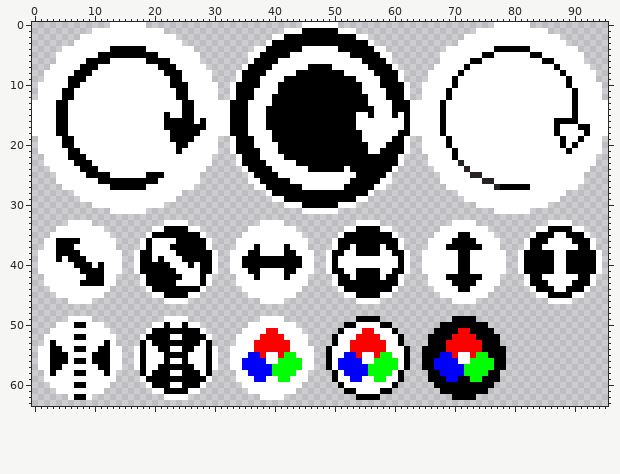
Two states of a pixel-art file, assets/gui/rect_buttons.aseprite. Above is the file before it was changed.
96x64 pixels, 1 frame.
The result:
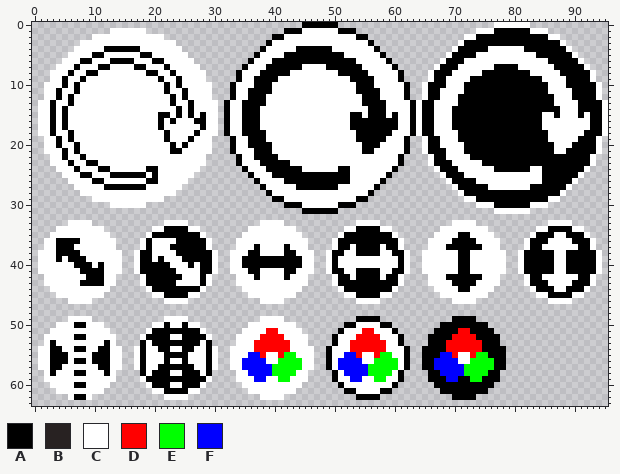
Palette (. is transparent): A #000000  B #282222  C #ffffff  D #ff0000  E #00ff00  F #0000ff
Difference:
Layers "symbols", "circles", "outlines":
y 0: x 13..18 CCCCCC -> ......; x 45..50 CCCCCC -> AAAAAA
y 1: x 10..12 CCC -> ...; x 19..21 CCC -> ...; x 42..53 CCCAAAAAACCC -> AAACCCCCCAAA; x 77..82 CCCCCC -> AAAAAA
y 2: x 8..9 CC -> ..; x 22..23 CC -> ..; x 40..55 CCAAAAAAAAAAAACC -> AACCCCCCCCCCCCAA; x 74..85 CCCCCCCCCCCC -> AAAAAAAAAAAA
y 3: x 7 C -> .; x 24 C -> .; x 39..56 CAAAAAAAAAAAAAAAAC -> ACCCCCCCCCCCCCCCCA; x 72..87 CCCCCCCCCCCCCCCC -> AAAAAAAAAAAAAAAA
y 4: x 5..6 CC -> ..; x 12 C -> A; x 18 A -> C; x 25..26 CC -> ..; x 37..43 CCAAAAA -> .ACCCCC; x 45..49 CCCCC -> AAAAA; x 51..58 AAAAAACC -> CCCCCCA.; x 69 C -> .; x 71..75 CCCCC -> AAAAA; x 77..81 AAAAA -> CCCCC; x 83..88 CCCCCC -> AAAAAA; x 90 C -> .
y 5: x 4..5 CC -> ..; x 10 C -> A; x 12..17 AAAAAA -> CCCCCC; x 20 A -> C; x 26..27 CC -> ..; x 36..41 CCAAAA -> .ACCCC; x 43..51 CCCCCCCCC -> AAAAAAAAA; x 53..59 AAAAACC -> CCCCCA.; x 68 C -> .; x 70..73 CCCC -> AAAA; x 75..76 AA -> CC; x 83 A -> C; x 85..89 CCCCC -> AAAAA; x 91 C -> .
y 6: x 4 C -> .; x 8 C -> A; x 10..16 AAACCCC -> CCCAAAA; x 19 A -> C; x 22 A -> C; x 27 C -> .; x 36..39 CAAA -> ACCC; x 41..53 CCCCCCCCCCCCC -> AAAAAAAAAAAAA; x 55..59 AAAAC -> CCCCA; x 69..71 CCC -> AAA; x 73..74 AA -> CC; x 85 A -> C; x 87..90 CCCC -> AAAA
y 7: x 3 C -> .; x 7..12 CAAACC -> ACCCAA; x 17..18 CC -> AA; x 21 A -> C; x 23 A -> C; x 28 C -> .; x 35..38 CAAA -> ACCC; x 40..44 CCCCC -> AAAAA; x 46..48 AAA -> CCC; x 50..54 CCCCC -> AAAAA; x 56..60 AAAAC -> CCCCA; x 68..70 CCC -> AAA; x 72 A -> C; x 77..80 CCCC -> AAAA; x 88..91 CCCC -> AAAA
y 8: x 2 C -> .; x 6..8 CAA -> ACC; x 10 C -> A; x 19..20 CC -> AA; x 22 A -> C; x 24 A -> C; x 29 C -> .; x 34..37 CAAA -> ACCC; x 39..42 CCCC -> AAAA; x 44..50 AAAAAAA -> CCCCCCC; x 52..55 CCCC -> AAAA; x 57..61 AAAAC -> CCCCA; x 67..69 CCC -> AAA; x 71 A -> C; x 75..82 CCCCCCCC -> AAAAAAAA; x 89..92 CCCC -> AAAA
y 9: x 2 C -> .; x 5..7 CAA -> ACC; x 21 C -> A; x 23 A -> C; x 29 C -> .; x 34..36 CAA -> ACC; x 38..40 CCC -> AAA; x 42..52 AAAAAAAAAAA -> CCCCCCCCCCC; x 54..56 CCC -> AAA; x 58..61 AAAC -> CCCA; x 67..68 CC -> AA; x 70 A -> C; x 73..84 CCCCCCCCCCCC -> AAAAAAAAAAAA; x 90..92 CCC -> AAA
y 10: x 1 C -> .; x 5..6 CA -> AC; x 22..23 CA -> AC; x 25 A -> C; x 30 C -> .; x 33..36 CAAA -> ACCC; x 38..39 CC -> AA; x 41..53 AAAAAAAAAAAAA -> CCCCCCCCCCCCC; x 55..56 CC -> AA; x 58..62 AAAAC -> CCCCA; x 66..68 CCC -> AAA; x 70 A -> C; x 72..85 CCCCCCCCCCCCCC -> AAAAAAAAAAAAAA; x 90..93 CCCC -> AAAA
y 11: x 1 C -> .; x 4..7 CAAC -> ACCA; x 22 C -> A; x 24 A -> C; x 30 C -> .; x 33..35 CAA -> ACC; x 37..39 CCC -> AAA; x 41..53 AAAAAAAAAAAAA -> CCCCCCCCCCCCC; x 55..57 CCC -> AAA; x 59..62 AAAC -> CCCA; x 66..67 CC -> AA; x 69 A -> C; x 72..85 CCCCCCCCCCCCCC -> AAAAAAAAAAAAAA; x 91..93 CCC -> AAA
y 12: x 1 C -> .; x 4..5 CA -> AC; x 23..24 CA -> AC; x 30 C -> .; x 33..35 CAA -> ACC; x 37..38 CC -> AA; x 40..54 AAAAAAAAAAAAAAA -> CCCCCCCCCCCCCCC; x 56..57 CC -> AA; x 59..62 AAAC -> CCCA; x 66..67 CC -> AA; x 69 A -> C; x 71..86 CCCCCCCCCCCCCCCC -> AAAAAAAAAAAAAAAA; x 91..93 CCC -> AAA
y 13: x 0 C -> .; x 3..6 CAAC -> ACCA; x 23 C -> A; x 25 A -> C; x 31..34 CCAA -> .ACC; x 36..38 CCC -> AAA; x 40..54 AAAAAAAAAAAAAAA -> CCCCCCCCCCCCCCC; x 56..58 CCC -> AAA; x 60..63 AAAC -> CCCA; x 65..66 CC -> AA; x 68 A -> C; x 71..86 CCCCCCCCCCCCCCCC -> AAAAAAAAAAAAAAAA; x 90..94 ACCCC -> CAAAA
y 14: x 0 C -> .; x 3..4 CA -> AC; x 24..25 CA -> AC; x 31..34 CCAA -> .ACC; x 36..37 CC -> AA; x 39..55 AAAAAAAAAAAAAAAAA -> CCCCCCCCCCCCCCCCC; x 57..58 CC -> AA; x 60..63 AAAC -> CCCA; x 65..66 CC -> AA; x 68 A -> C; x 70..87 CCCCCCCCCCCCCCCCCC -> AAAAAAAAAAAAAAAAAA; x 90..94 ACCCC -> CAAAA
y 15: x 0 C -> .; x 3..4 CA -> AC; x 21 C -> A; x 24..25 CA -> AC; x 28 C -> A; x 31..34 CCAA -> .ACC; x 36..37 CC -> AA; x 39..52 AAAAAAAAAAAAAA -> CCCCCCCCCCCCCC; x 54 C -> A; x 57..58 CC -> AA; x 62..63 AC -> CA; x 65..66 CC -> AA; x 68 A -> C; x 70..84 CCCCCCCCCCCCCCC -> AAAAAAAAAAAAAAA; x 87 C -> A; x 90..91 AC -> CA; x 93..94 CC -> AA
y 16: x 0 C -> .; x 3..4 CA -> AC; x 21..22 CA -> AC; x 24..27 AAAC -> CCCA; x 31..34 CCAA -> .ACC; x 36..37 CC -> AA; x 39..52 AAAAAAAAAAAAAA -> CCCCCCCCCCCCCC; x 54..60 CCCCCCC -> AAAAAAA; x 62..63 AC -> CA; x 65..66 CC -> AA; x 68 A -> C; x 70..84 CCCCCCCCCCCCCCC -> AAAAAAAAAAAAAAA; x 87..90 AAAA -> CCCC; x 93..94 CC -> AA
y 17: x 0 C -> .; x 3..4 CA -> AC; x 21..27 CAAAAAA -> ACCCCCC; x 31..34 CCAA -> .ACC; x 36..37 CC -> AA; x 39..52 AAAAAAAAAAAAAA -> CCCCCCCCCCCCCC; x 54..60 CCCCCCC -> AAAAAAA; x 62..63 AC -> CA; x 65..66 CC -> AA; x 68 A -> C; x 70..84 CCCCCCCCCCCCCCC -> AAAAAAAAAAAAAAA; x 87 A -> C; x 91..94 AACC -> CCAA
y 18: x 0 C -> .; x 3..6 CAAC -> ACCA; x 22..26 CAAAA -> ACCCC; x 31..34 CCAA -> .ACC; x 36..38 CCC -> AAA; x 40..53 AAAAAAAAAAAAAA -> CCCCCCCCCCCCCC; x 55..59 CCCCC -> AAAAA; x 61..63 AAC -> CCA; x 65..66 CC -> AA; x 68 A -> C; x 71..85 CCCCCCCCCCCCCCC -> AAAAAAAAAAAAAAA; x 87 A -> C; x 93..94 CC -> AA
y 19: x 1 C -> .; x 4..5 CA -> AC; x 22..25 CAAA -> ACCC; x 30 C -> .; x 33..35 CAA -> ACC; x 37..38 CC -> AA; x 40..53 AAAAAAAAAAAAAA -> CCCCCCCCCCCCCC; x 55..58 CCCC -> AAAA; x 60..62 AAC -> CCA; x 66..67 CC -> AA; x 69 A -> C; x 71..85 CCCCCCCCCCCCCCC -> AAAAAAAAAAAAAAA; x 88 A -> C; x 92..93 CC -> AA
y 20: x 1 C -> .; x 4..7 CAAC -> ACCA; x 23..24 CA -> AC; x 30 C -> .; x 33..35 CAA -> ACC; x 37..39 CCC -> AAA; x 41..54 AAAAAAAAAAAAAA -> CCCCCCCCCCCCCC; x 56..57 CC -> AA; x 59..62 AAAC -> CCCA; x 66..67 CC -> AA; x 69 A -> C; x 72..86 CCCCCCCCCCCCCCC -> AAAAAAAAAAAAAAA; x 88 A -> C; x 91..93 CCC -> AAA
y 21: x 1 C -> .; x 5..6 CA -> AC; x 23 C -> A; x 30 C -> .; x 33..36 CAAA -> ACCC; x 38..39 CC -> AA; x 41..54 AAAAAAAAAAAAAA -> CCCCCCCCCCCCCC; x 56 C -> A; x 58..62 AAAAC -> CCCCA; x 66..68 CCC -> AAA; x 70 A -> C; x 72..86 CCCCCCCCCCCCCCC -> AAAAAAAAAAAAAAA; x 90..93 CCCC -> AAAA
y 22: x 2 C -> .; x 5..7 CAA -> ACC; x 29 C -> .; x 34..36 CAA -> ACC; x 38..40 CCC -> AAA; x 42..61 AAAAAAAAAAAAAAAAAAAC -> CCCCCCCCCCCCCCCCCCCA; x 67..68 CC -> AA; x 70 A -> C; x 73..92 CCCCCCCCCCCCCCCCCCCC -> AAAAAAAAAAAAAAAAAAAA
y 23: x 2 C -> .; x 6..8 CAA -> ACC; x 10 C -> A; x 29 C -> .; x 34..37 CAAA -> ACCC; x 39..42 CCCC -> AAAA; x 44..61 AAAAAAAAAAAAAAAAAC -> CCCCCCCCCCCCCCCCCA; x 67..69 CCC -> AAA; x 71 B -> C; x 75..92 CCCCCCCCCCCCCCCCCC -> AAAAAAAAAAAAAAAAAA
y 24: x 3 C -> .; x 7..12 CAAACC -> ACCCAA; x 19..20 CC -> AA; x 28 C -> .; x 35..38 CAAA -> ACCC; x 40..44 CCCCC -> AAAAA; x 46..50 AAAAA -> CCCCC; x 52..60 CAAAAAAAC -> ACCCCCCCA; x 68..70 CCC -> AAA; x 72 B -> C; x 77..82 CCCCCC -> AAAAAA; x 85..91 CCCCCCC -> AAAAAAA
y 25: x 4 C -> .; x 8 C -> A; x 10..19 AAACCCCCCA -> CCCAAAAAAC; x 21 A -> C; x 27 C -> .; x 36..39 CAAA -> ACCC; x 41..52 CCCCCCCCCCCC -> AAAAAAAAAAAA; x 54..59 AAAAAC -> CCCCCA; x 69..71 CCC -> AAA; x 73..74 BB -> CC; x 85..90 CCCCCC -> AAAAAA
y 26: x 4..5 CC -> ..; x 10 C -> A; x 12..18 AAAAAAA -> CCCCCCC; x 26..27 CC -> ..; x 36..41 CCAAAA -> .ACCCC; x 43..59 CCCCCCCCCCAAAAACC -> AAAAAAAAAACCCCCA.; x 68 C -> .; x 70..73 CCCC -> AAAA; x 75..76 BB -> CC; x 85..89 CCCCC -> AAAAA; x 91 C -> .
y 27: x 5..6 CC -> ..; x 12 C -> A; x 25..26 CC -> ..; x 37..43 CCAAAAA -> .ACCCCC; x 45..50 CCCCCC -> AAAAAA; x 52..58 AAAAACC -> CCCCCA.; x 69 C -> .; x 71..75 CCCCC -> AAAAA; x 77..88 BAAAAACCCCCC -> CCCCCCAAAAAA; x 90 C -> .
y 28: x 7 C -> .; x 24 C -> .; x 39..56 CAAAAAAAAAAAAAAAAC -> ACCCCCCCCCCCCCCCCA; x 72..87 CCCCCCCCCCCCCCCC -> AAAAAAAAAAAAAAAA
y 29: x 8..9 CC -> ..; x 22..23 CC -> ..; x 40..55 CCAAAAAAAAAAAACC -> AACCCCCCCCCCCCAA; x 74..85 CCCCCCCCCCCC -> AAAAAAAAAAAA
y 30: x 10..12 CCC -> ...; x 19..21 CCC -> ...; x 42..53 CCCAAAAAACCC -> AAACCCCCCAAA; x 77..82 CCCCCC -> AAAAAA
y 31: x 13..18 CCCCCC -> ......; x 45..50 CCCCCC -> AAAAAA
Where, in picture pixels (left, top, right, bottom), the same in both pictures:
changed: (32, 22, 602, 214)
